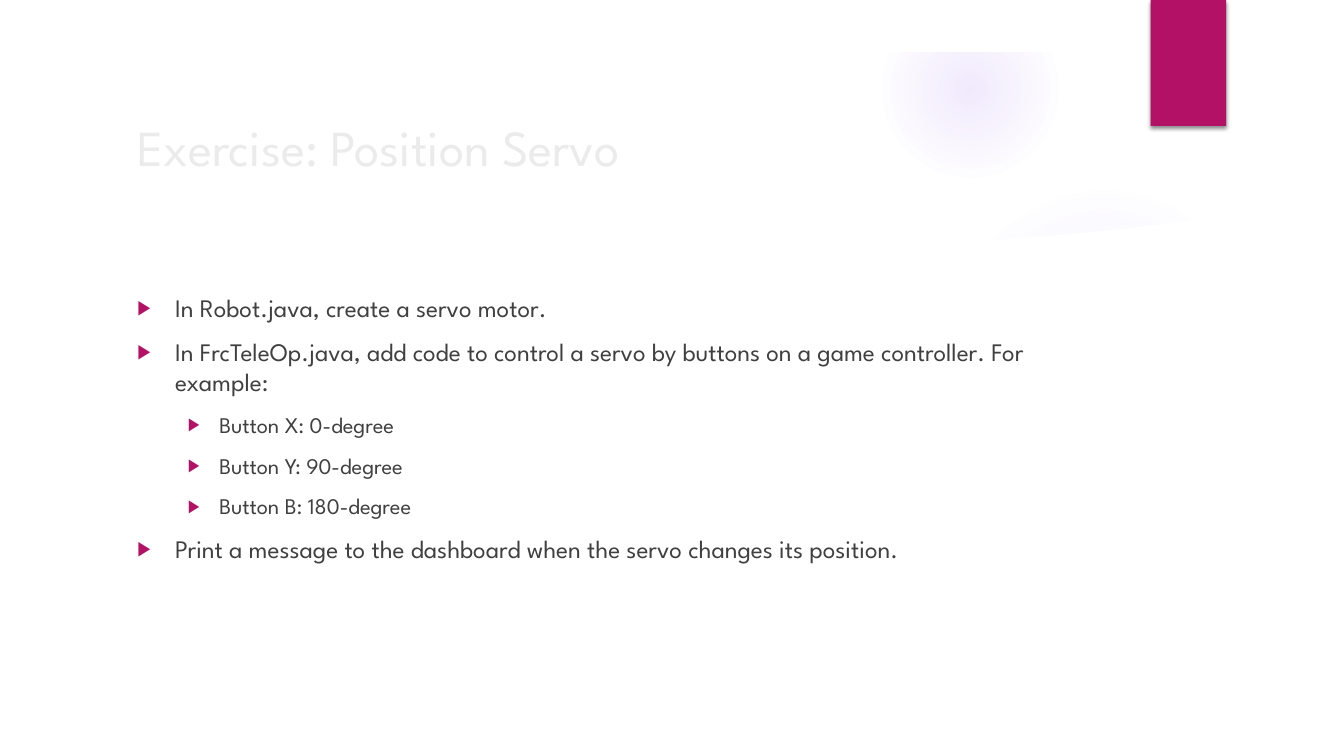
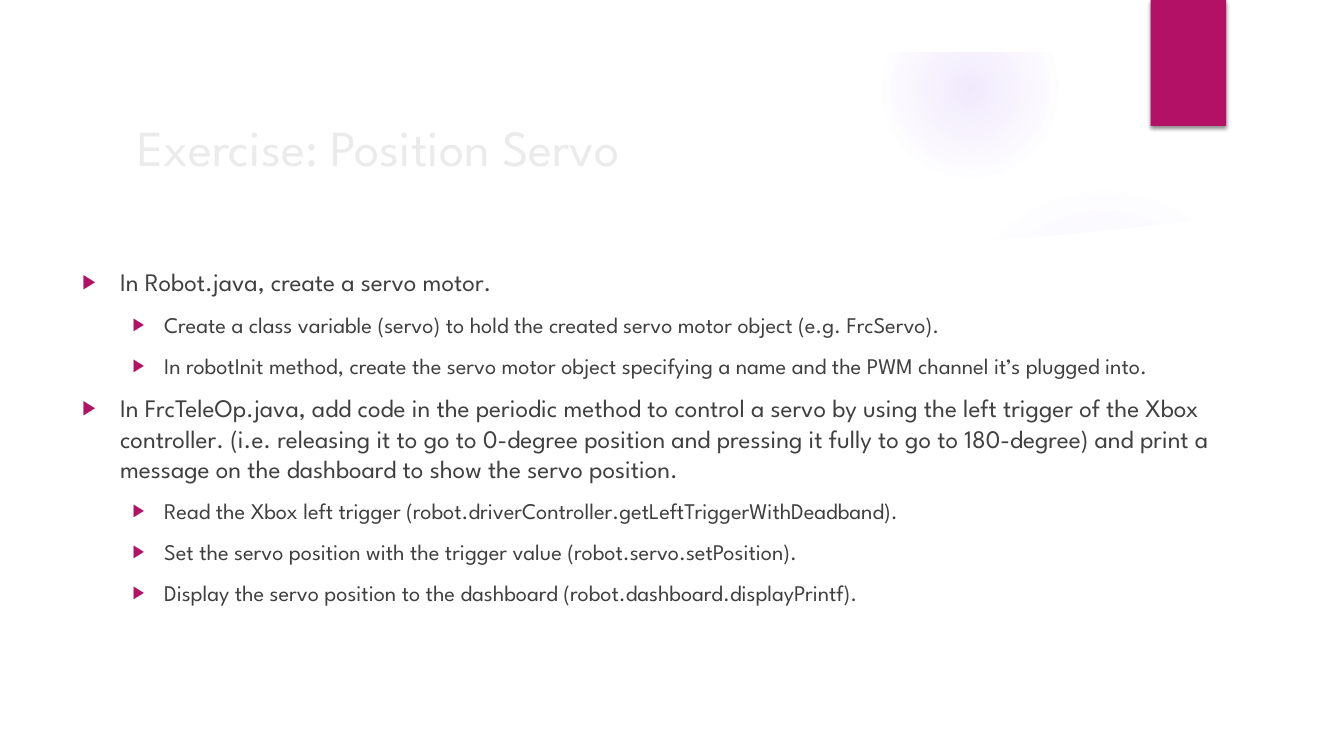
Before and after one commit to trc492/FrcProgrammingClass, a slide deck: slide 21 of Lesson2/BasicRobotComponents.pptx. Drawn at 1344x756 pixels with LibreOffice and Linux fonts; fonts in the diff are those of the drawing; background and template pictures are left out. Boxes give left, top, right and bottom in pixels: in the first picture for what was removed or moved away, otherwise in the second. Text is boxed around its words. In the diff, an @@ line names an element or a change of style, - is before the commit and + after.

```diff
--- a/Lesson2/BasicRobotComponents.pptx
+++ b/Lesson2/BasicRobotComponents.pptx
@@ text "In Robot.java, create a servo ...": place and size @@
-text "In Robot.java, create a servo ..." at bbox=[175, 299, 1023, 564]
+text "In Robot.java, create a servo ..." at bbox=[120, 273, 1208, 606]
@@ text at bbox=[120, 317, 1208, 606]: text changed; size 18 to 16 pt @@
-▶ In FrcTeleOp.java, add code to control a servo by buttons on a game controller. For example:
-  ▶ Button X: 0-degree
-  ▶ Button Y: 90-degree
-  ▶ Button B: 180-degree
-▶ Print a message to the dashboard when the servo changes its position.
+  ▶ Create a class variable (servo) to hold the created servo motor object (e.g. FrcServo).
+  ▶ In robotInit method, create the servo motor object specifying a name and the PWM channel it’s plugged into.
+▶ In FrcTeleOp.java, add code in the periodic method to control a servo by using the left trigger of the Xbox controller. (i.e. releasing it to go to 0-degree position and pressing it fully to go to 180-degree) and print a message on the dashboard to show the servo position.
+  ▶ Read the Xbox left trigger (robot.driverController.getLeftTriggerWithDeadband).
+  ▶ Set the servo position with the trigger value (robot.servo.setPosition).
+  ▶ Display the servo position to the dashboard (robot.dashboard.displayPrintf).
```
Also in this commit, not shown: 19 other slides changed, 12 slides added, 25 other files.
